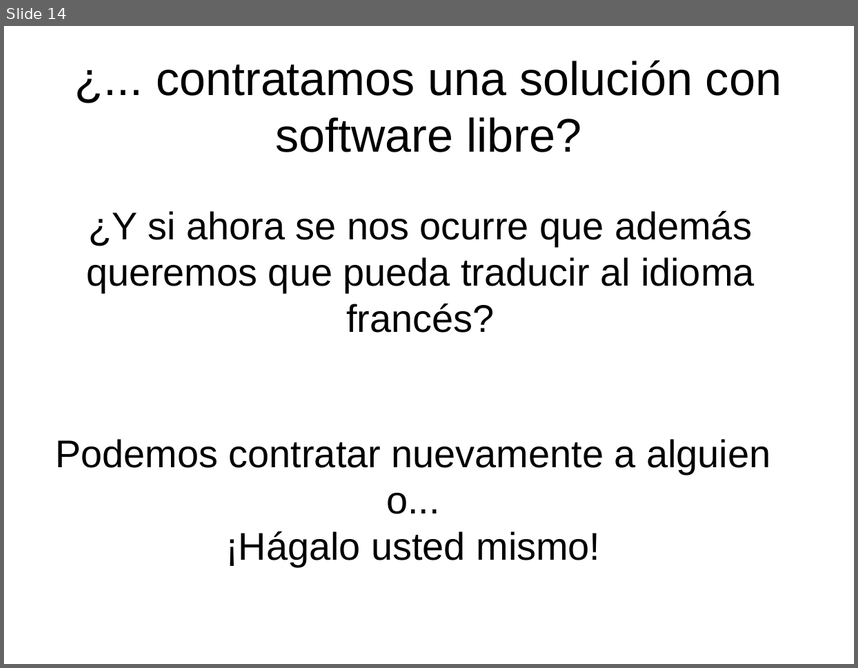
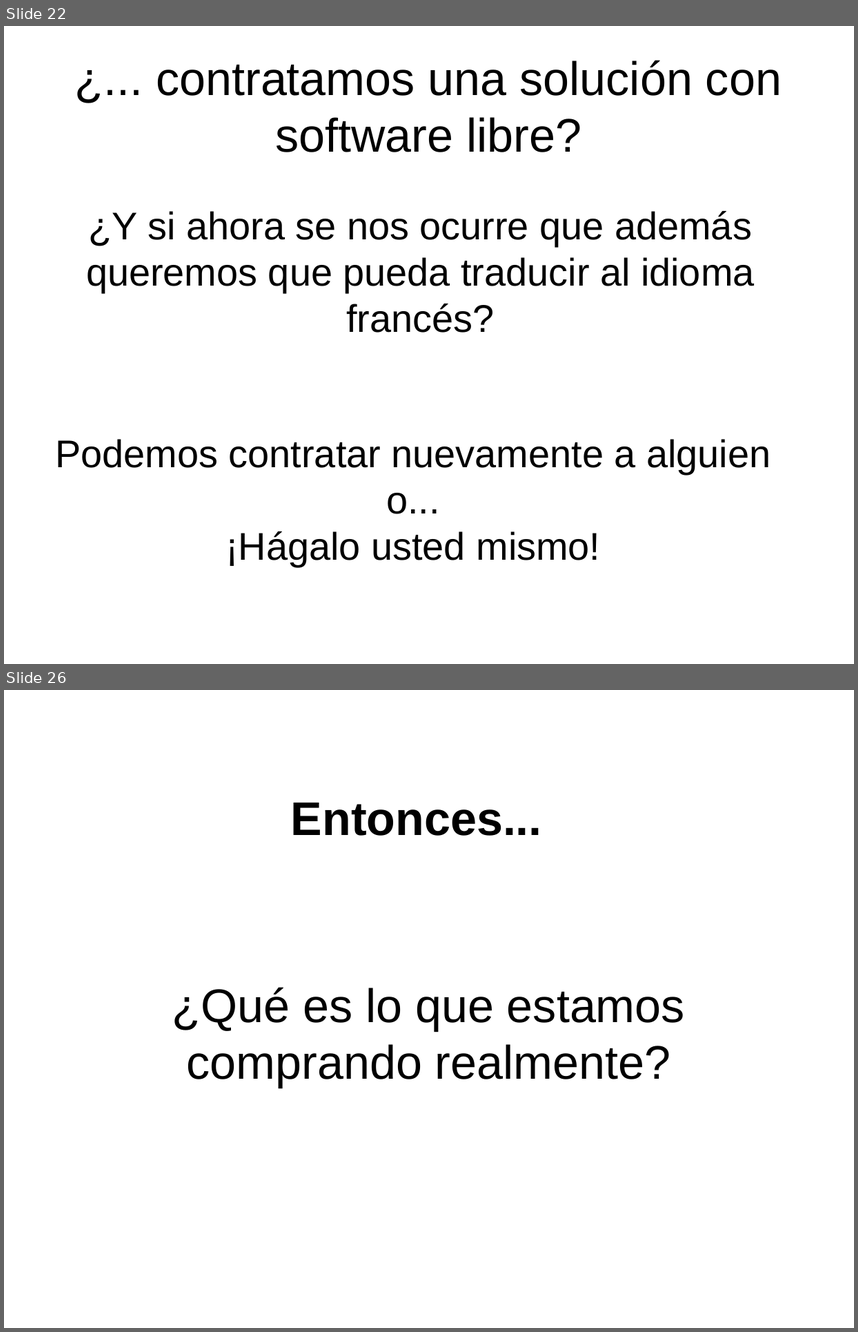
Before and after one commit to opensas/floss-demo, a slide deck: docs/TallerSL.odp. Shown one above the other, each under a label of ours: slide 14 before the commit, slides 22 and 26 after it; the slides between them are not shown. The pictures are 858x668 and 858x1332 pixels, drawn with LibreOffice and Linux fonts; fonts in the diff are those of the drawing. Boxes give left, top, right and bottom in pixels: in the first picture for what was removed or moved away, otherwise in the second. Text is boxed around its words. In the diff, an @@ line names an element or a change of style, - is before the commit and + after.

```diff
--- a/docs/TallerSL.odp
+++ b/docs/TallerSL.odp
@@ slide 26 added at [4,690,854,1328], background #FFFFFF @@
@@ title added at [291,802,542,836], 44 pt, text #000000, bold @@
+Entonces...
@@ title added at [172,987,685,1087], 44 pt, text #000000 @@
+¿Qué es lo que estamos
+comprando realmente?
@@ what was slide 14 is now slide 22 @@
```
Also in this commit, not shown: 7 slides changed, 11 other slides added, 2 other files.
